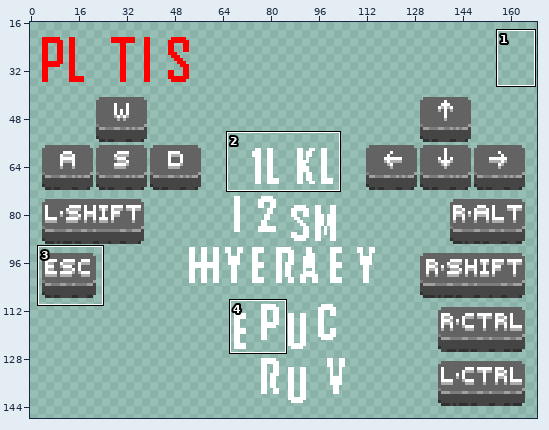
Pixel-art file: overcooked/UI/Controls/Controls_Keyboard_Split.aseprite. The picture above shows the old version from afar; the outline marks the close-up.
Close-up. Old version:
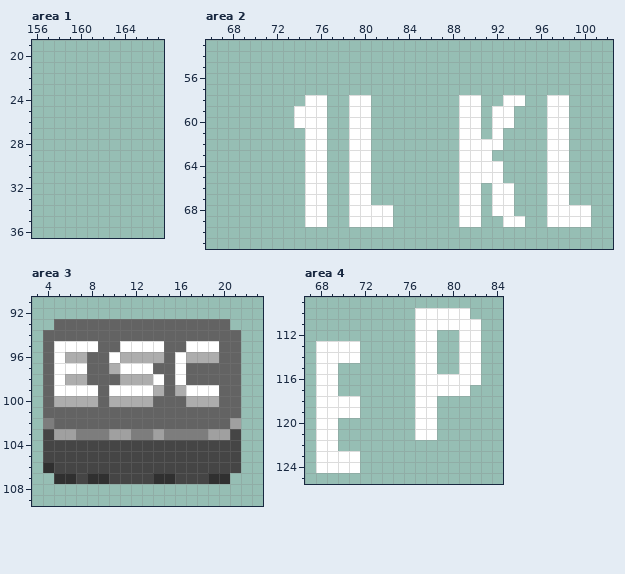
180x150 pixels, 1 frame. Shown: area 1: x 156..167, y 19..36; area 2: x 66..102, y 53..71; area 3: x 3..23, y 91..109; area 4: x 67..84, y 109..125. The old version is drawn lined up with the new one. The wide view leaves out empty margins. The commit also changed other parts of the picture, which this record leaves out.
The same view after the edit:
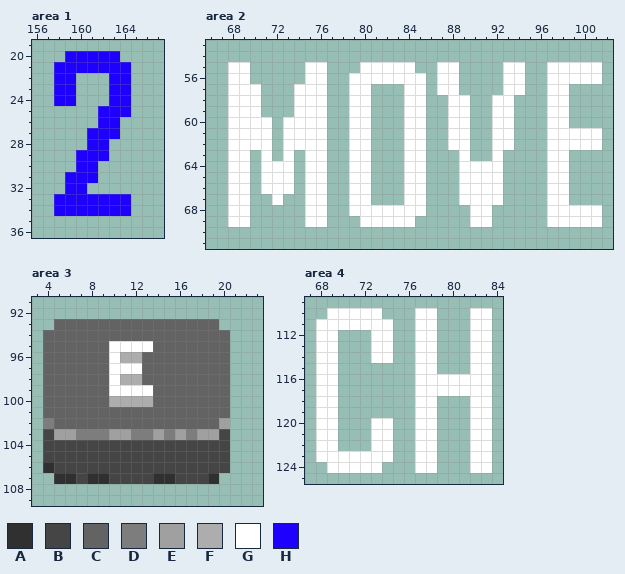
Palette (. is transparent): A #303030  B #454545  C #636363  D #7d7d7d  E #a0a0a0  F #adadad  G #ffffff  H #1e00ff
Change:
drawings rearranged on the sheet (the old picture shows each at its new place; 15 dropped ones are not shown)
Area 1:
y 20: x 159..163 ..... -> HHHHH
y 21: x 158..164 ....... -> HHHHHHH
y 22..24: x 158..159 .. -> HH; x 163..164 .. -> HH
y 25: x 162..164 ... -> HHH
y 26: x 162..163 .. -> HH
y 27: x 161..163 ... -> HHH
y 28: x 161..162 .. -> HH
y 29: x 160..162 ... -> HHH
y 30: x 160..161 .. -> HH
y 31: x 159..161 ... -> HHH
y 32: x 159..160 .. -> HH
y 33..34: x 158..164 ....... -> HHHHHHH
Area 2:
y 55: x 68..69 .. -> GG; x 75..76 .. -> GG; x 80..84 ..... -> GGGGG; x 87..88 .. -> GG; x 93..94 .. -> GG; x 97..101 ..... -> GGGGG
y 56: x 68..69 .. -> GG; x 75..76 .. -> GG; x 79..85 ....... -> GGGGGGG; x 87..88 .. -> GG; x 93..94 .. -> GG; x 97..101 ..... -> GGGGG
y 57: x 68..70 ... -> GGG; x 74..76 ... -> GGG; x 79..80 .. -> GG; x 84..85 .. -> GG; x 87..88 .. -> GG; x 93..94 .. -> GG; x 97..98 .. -> GG
y 58: x 68..70 ... -> GGG; x 74 . -> G; x 84..85 .. -> GG; x 88 . -> G; x 90 G -> .; x 92 . -> G; x 94 G -> .
y 59: x 68..70 ... -> GGG; x 84..85 .. -> GG; x 88 . -> G; x 90 G -> .
y 60: x 68..71 .... -> GGGG; x 73 . -> G; x 84..85 .. -> GG; x 88 . -> G; x 90 G -> .
y 61: x 68..71 .... -> GGGG; x 73..74 .. -> GG; x 84..85 .. -> GG; x 88 . -> G; x 90 G -> .; x 93 . -> G; x 99..101 ... -> GGG
y 62: x 68..71 .... -> GGGG; x 73..74 .. -> GG; x 84..85 .. -> GG; x 88 . -> G; x 90..91 GG -> ..; x 93 . -> G; x 99..101 ... -> GGG
y 63: x 68..69 .. -> GG; x 71 . -> G; x 73 . -> G; x 84..85 .. -> GG; x 90..92 GG. -> ..G
y 64..65: x 68..69 .. -> GG; x 71..73 ... -> GGG; x 84..85 .. -> GG
y 66: x 68..69 .. -> GG; x 71..73 ... -> GGG; x 84..85 .. -> GG; x 91 . -> G; x 93 G -> .
y 67: x 68..69 .. -> GG; x 72 . -> G; x 84..85 .. -> GG; x 91 . -> G; x 93 G -> .
y 68: x 68..69 .. -> GG; x 83..85 ... -> GGG; x 89 G -> .; x 91..93 .GG -> G..; x 101 . -> G
y 69: x 68..69 .. -> GG; x 79 G -> .; x 83..84 .. -> GG; x 89 G -> .; x 91 . -> G; x 93..94 GG -> ..; x 101 . -> G
Area 3:
y 93: x 20 C -> .
y 94: x 21 C -> .
y 95: x 5..8 GGGG -> CCCC; x 10 C -> G; x 14 G -> C; x 17..19 GGG -> CCC; x 21 C -> .
y 96: x 5..7 GFF -> CCC; x 13..14 FF -> CC; x 16..19 GFFF -> CCCC; x 21 C -> .
y 97: x 5..7 GGG -> CCC; x 10 F -> G; x 13 G -> C; x 16 G -> C; x 21 C -> .
y 98: x 5..7 GFF -> CCC; x 10 C -> G; x 13..14 FG -> CC; x 16 G -> C; x 21 C -> .
y 99: x 5..8 GGGG -> CCCC; x 14 F -> C; x 16..19 FGGG -> CCCC; x 21 C -> .
y 100: x 5..8 FFFF -> CCCC; x 17..19 FFF -> CCC; x 21 C -> .
y 101: x 21 C -> .
y 102: x 20..21 CE -> E.
y 103: x 16 D -> E; x 18 D -> E; x 20..21 EB -> B.
y 104..106: x 21 B -> .
y 107: x 20 A -> .
Area 4:
y 110: x 69..73 ..... -> GGGGG; x 79..83 GGG.. -> ...GG
y 111: x 68..74 ....... -> GGGGGGG; x 79..81 GGG -> ...; x 83 . -> G
y 112: x 68..69 .. -> GG; x 73..74 .. -> GG; x 81 G -> .; x 83 . -> G
y 113..114: x 70..71 GG -> ..; x 73..74 .. -> GG; x 81 G -> .; x 83 . -> G
y 115: x 81 G -> .; x 83 . -> G
y 116: x 83 . -> G
y 117: x 82..83 .. -> GG
y 118..119: x 70..71 GG -> ..; x 82..83 .. -> GG
y 120..121: x 73..74 .. -> GG; x 82..83 .. -> GG
y 122: x 73..74 .. -> GG; x 77..78 .. -> GG; x 82..83 .. -> GG
y 123: x 72..74 ... -> GGG; x 77..78 .. -> GG; x 82..83 .. -> GG
y 124: x 68 G -> .; x 72..73 .. -> GG; x 77..78 .. -> GG; x 82..83 .. -> GG
